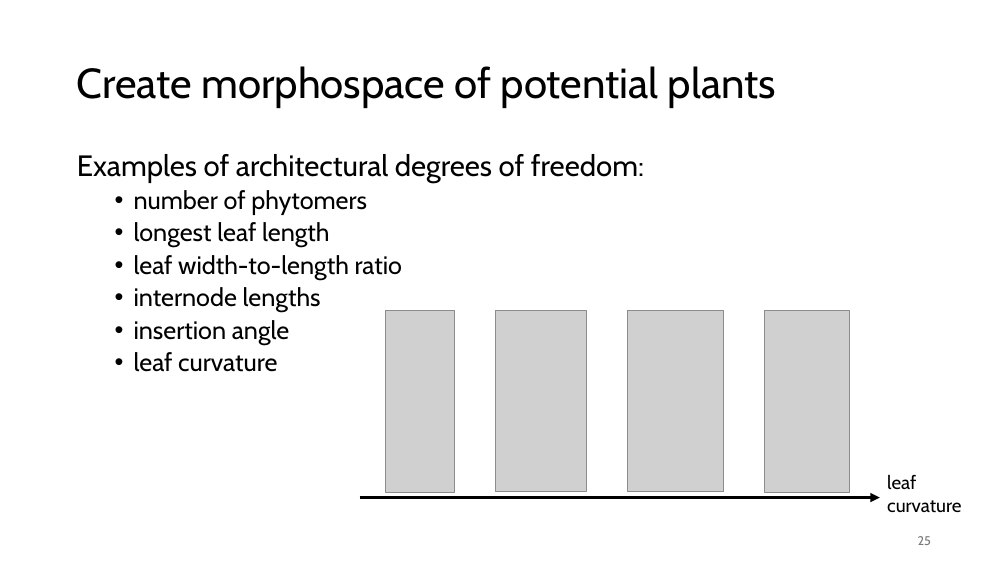
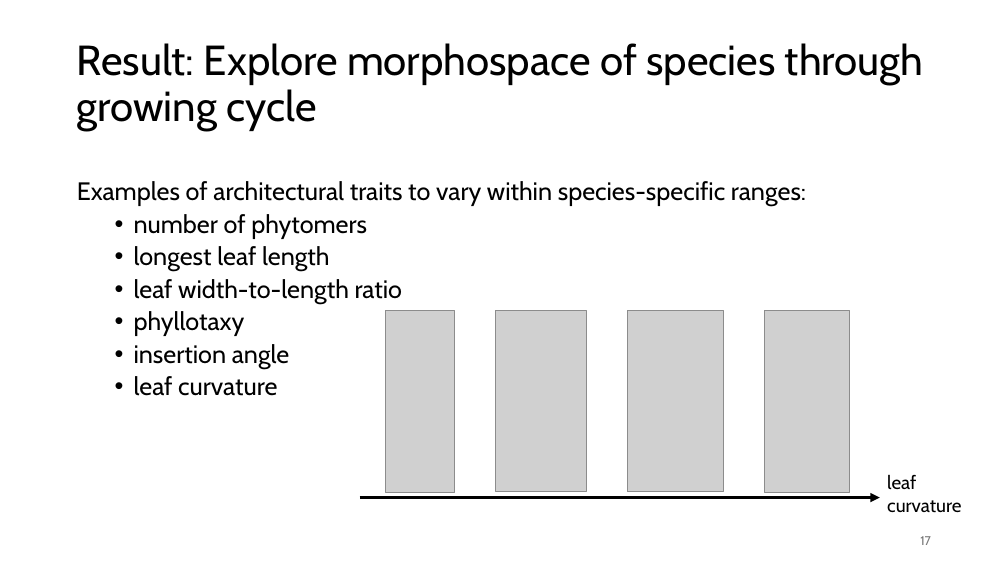
Before and after one commit to orianebro/PhD_Oriane, a slide deck: slide 17 of resources/ppt_reu_PhenoMEn_19_11_2024.pptx (slide 25 before the commit). Drawn at 1008x567 pixels with LibreOffice and Linux fonts; fonts in the diff are those of the drawing; grey boxes stand for pictures. Boxes give left, top, right and bottom in pixels: in the first picture for what was removed or moved away, otherwise in the second. Text is boxed around its words. In the diff, an @@ line names an element or a change of style, - is before the commit and + after.

```diff
--- a/resources/ppt_reu_PhenoMEn_19_11_2024.pptx
+++ b/resources/ppt_reu_PhenoMEn_19_11_2024.pptx
@@ title at <box>77,43,924,131</box>: text changed @@
-Create morphospace of potential plants
+Result: Explore morphospace of species through growing cycle
@@ text "Examples of architectural traits to ...": place and size @@
-text "Examples of architectural traits to ..." at <box>77,154,644,372</box>
+text "Examples of architectural traits to ..." at <box>77,181,806,396</box>
@@ text at <box>77,181,806,207</box>: text changed; size 28 to 24 pt @@
-Examples of architectural degrees of freedom:
+Examples of architectural traits to vary within species-specific ranges:
@@ text at <box>134,311,245,336</box>: text changed @@
-  • internode lengths
+  • phyllotaxy
@@ page number at <box>920,536,931,545</box>: text changed @@
-25
+17
```
Also in this commit, not shown: 19 other slides changed, 1 slide added, 12 slides removed, 8 other files.
